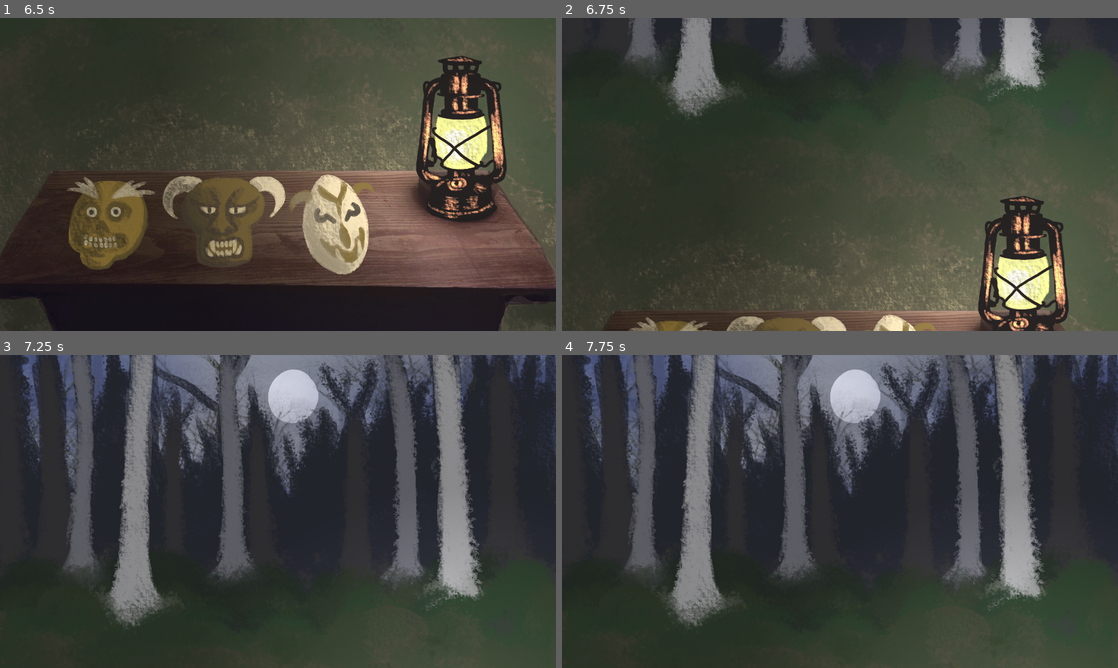
Above: before the commit, frames 1-4 (two rows, left to right).
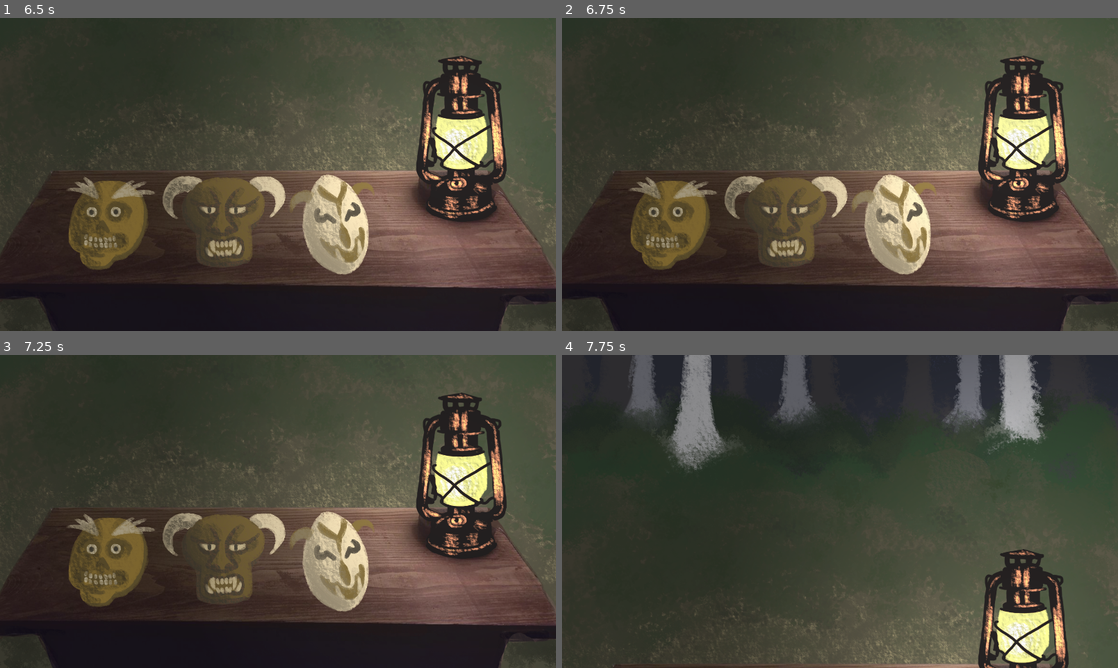
Above: after the commit, the same moments.

Repository: serrureriehurluberlesque/GGJ2026
Game: Godot game, scene res://scenes/main/main.tscn
The game is run twice, just before and just after one commit, with the same random seed, the same clock (stepped at 60 frames per second) and the same inputs.
Inputs (mouse positions are in pixels of both pictures, inside the frame that each line leads up to):
- Up to frame 1 (6.5 s): tap Enter at 0.5, 5.75 s; move the mouse to (333, 224) at 0.52 s; hold Up (ui_up) 0.53-1.28 s; hold E (activate) 0.53-1.28 s; click (333, 224) at 0.67 s; tap Space at 1.25 s; move the mouse to (222, 221) at 1.27 s; hold Down (ui_down) 1.28-2.03 s; click (222, 221) at 1.35 s; move the mouse to (111, 221) at 2.02 s; hold E (activate) 2.03-2.78 s; hold Up (ui_up) 2.03-3.53 s; click (111, 221) at 2.17 s; move the mouse to (250, 237) at 2.77 s; click (250, 237) at 2.85 s; move the mouse to (444, 221) at 3.52 s; hold E (activate) 3.53-4.28 s; hold Down (ui_down) 3.53-5.78 s; move the mouse to (111, 127) at 4.27 s; click (111, 127) at 4.35 s; move the mouse to (305, 174) at 5.02 s; hold E (activate) 5.03-5.78 s; click (305, 174) at 5.17 s; move the mouse to (194, 96) at 5.77 s; hold Up (ui_up) from 5.78 s (still down); click (194, 96) at 5.85 s
- Up to frame 2 (6.75 s): keep holding Up (ui_up); move the mouse to (962, 158) at 6.52 s; hold E (activate) from 6.53 s (still down)
- Up to frame 3 (7.25 s): keep holding Up (ui_up); keep holding E (activate)
- Up to frame 4 (7.75 s): keep holding Up (ui_up); move the mouse to (728, 527) at 7.27 s; release E (activate) at 7.28 s; click (728, 527) at 7.35 s

Frame 1 is identical in both runs. In frame 2, 65% of the frame differs, in the area x 0-100%, y 0-100%; in frame 3, 76%; in frame 4, 59%.

Commit message:
better timing

Diff:
--- a/ggj2026/scenes/main/main.gd
+++ b/ggj2026/scenes/main/main.gd
@@ -61,6 +61,7 @@
 	$AudioStreamPlayer.stop()
 	$Ambiance.play()
 	$Sound2.play()
+	await get_tree().create_timer(1.0).timeout
 	camera_trans(CAMERA_UP)
 	camera_pos = "up"
 	await $Camera/TransTimer.timeout
